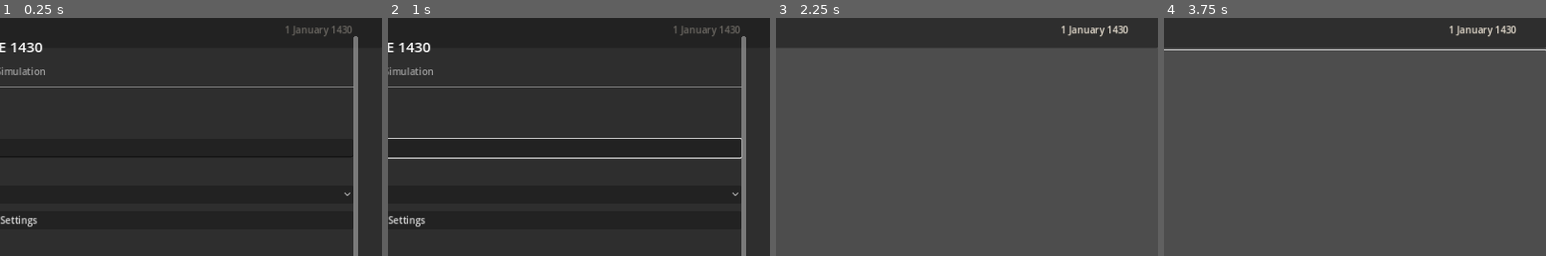
Above: before the commit, frames 1-4 (left to right).
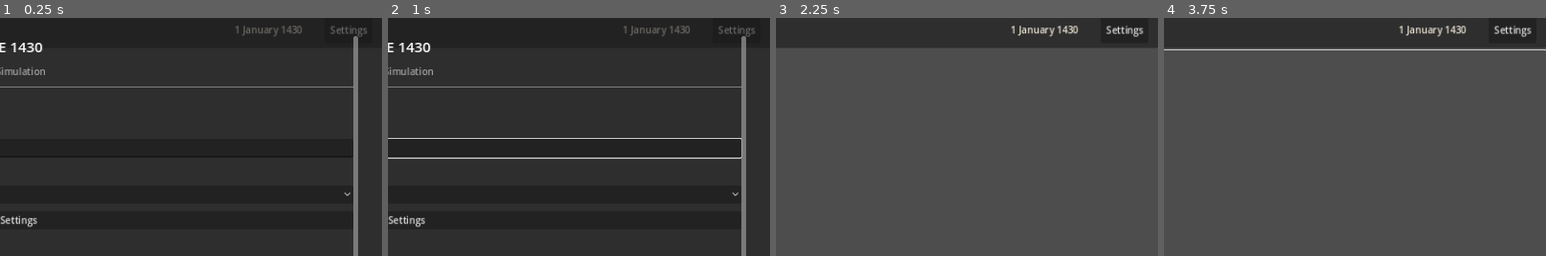
Above: after the commit, the same moments.

Repository: SSicco/History-sim
Game: Godot game, scene res://scenes/main.tscn
Same seed, same stepped clock (60 frames per second), same inputs: the game is played once before the commit and once after it.
Inputs (mouse positions are % of the whole screen's width and height, from its top left):
- Up to frame 1 (0.25 s): no input
- Up to frame 2 (1 s): click (47, 95) at 0.52 s; type "12" at 0.6 s; click (50, 29) at 0.75 s; type "12" at 0.83 s; click (50, 65) at 0.98 s
- Up to frame 3 (2.25 s): type "Alex" at 1.07 s; click (96, 4) at 1.25 s, where only the run after the commit has a clickable "Settings"; click "Create New Campaign" at 2 s
- Up to frame 4 (3.75 s): click "Send" at 2.75 s; tap Enter at 3.5, 3.6 s; move the mouse to (72, 45) at 3.52 s; click (72, 45) at 3.67 s
The pictures show only the part of the screen within x 50-100%, y 1-51%; the shares and areas given below are measured in that part.

The runs differ from the first frame. In frame 1, 0.5% of the frame differs, in the area x 61-96%, y 3-8%; in frame 2, 0.5%; in frame 3, 0.8%, in the area x 61-97%, y 3-8%; in frame 4, 0.8%.

Commit message:
Add Settings button to header bar for navigation
Previously there was no way to access the settings screen once a campaign
was loaded. Added a Settings button to the header bar and made the ESC
key toggle settings open/closed.

https://claude.ai/code/session_014Px2bT9h5Db1wkxenHzM5b

Diff:
--- a/scenes/main.tscn
+++ b/scenes/main.tscn
@@ -96,6 +96,12 @@
 theme_override_colors/font_color = Color(0.627, 0.722, 0.851, 1)
 horizontal_alignment = 2
 
+[node name="SettingsButton" type="Button" parent="Layout/HeaderBar/MarginContainer/HBoxContainer"]
+unique_name_in_owner = true
+layout_mode = 2
+custom_minimum_size = Vector2(80, 0)
+text = "Settings"
+
 [node name="ContentArea" type="HBoxContainer" parent="Layout"]
 layout_mode = 2
 size_flags_vertical = 3
--- a/scripts/header_bar.gd
+++ b/scripts/header_bar.gd
@@ -1,14 +1,18 @@
 ## Header bar displaying current location, date, and characters present.
 extends PanelContainer
+
+signal settings_requested
 
 @export var game_state: GameStateManager
 
 @onready var location_label: Label = %LocationLabel
 @onready var date_label: Label = %DateLabel
 @onready var characters_label: Label = %CharactersLabel
+@onready var settings_button: Button = %SettingsButton
 
 
 func _ready() -> void:
+	settings_button.pressed.connect(func(): settings_requested.emit())
 	if game_state:
 		game_state.state_changed.connect(_update_display)
 		_update_display()
--- a/scripts/main.gd
+++ b/scripts/main.gd
@@ -42,6 +42,7 @@
 	settings_screen.settings_closed.connect(_on_settings_closed)
 	settings_screen.campaign_started.connect(_on_new_campaign)
 	settings_screen.campaign_loaded.connect(_on_load_campaign)
+	header_bar.settings_requested.connect(_show_settings)
 
 	# Check if we have a configured API key and campaign
 	var config = data_manager.load_config()
@@ -57,6 +58,8 @@
 	if event.is_action_pressed("ui_cancel"):
 		if settings_screen.visible:
 			_on_settings_closed()
+		else:
+			_show_settings()
 	elif event is InputEventKey and event.pressed:
 		if event.ctrl_pressed and event.keycode == KEY_S:
 			_quick_save()
